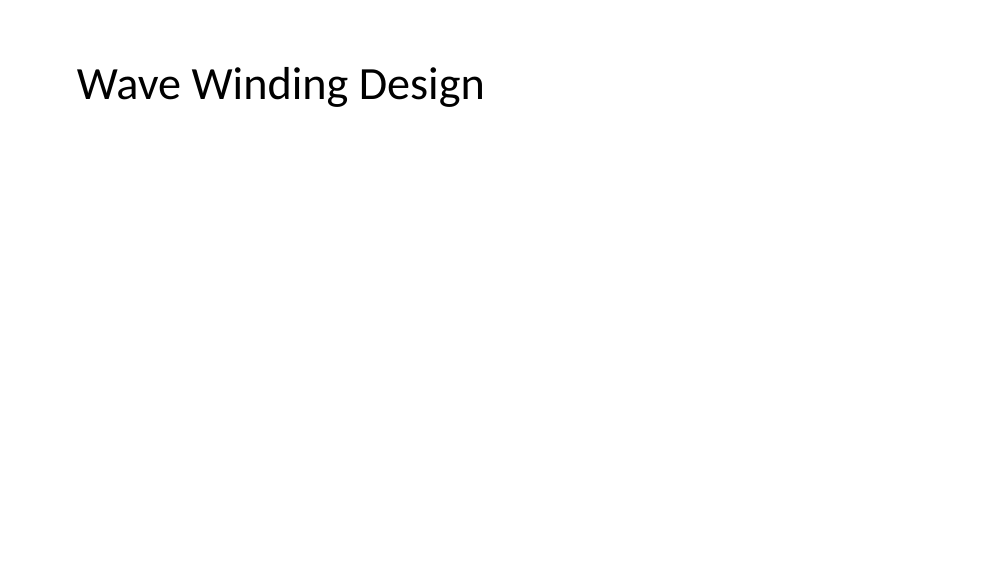
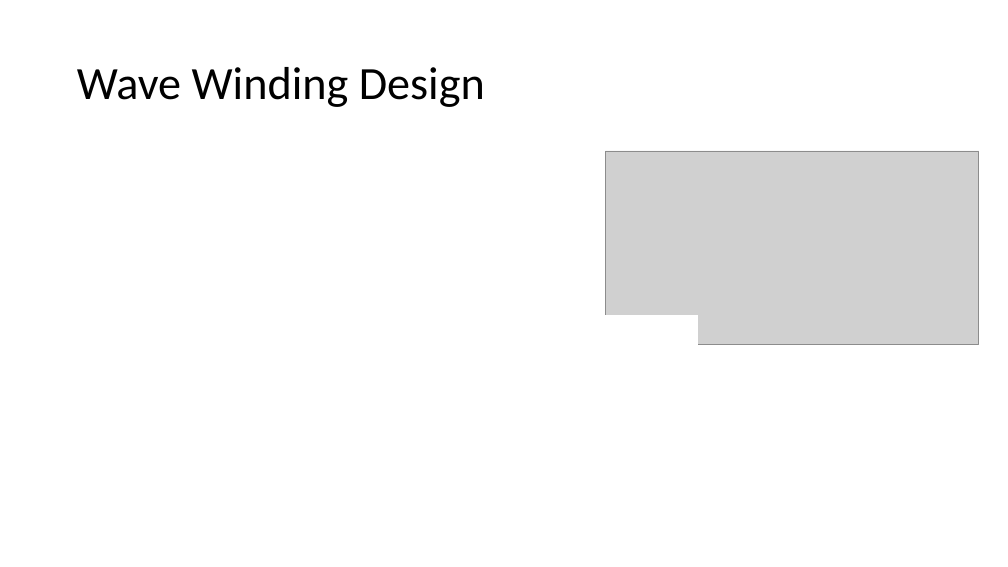
Before and after one commit to sametyakut/Studies, a slide deck: slide 9 of Presentations/Keysani_Sunum_Winding_Design_2023_03_08.pptx. Drawn at 1008x567 pixels with LibreOffice and Linux fonts; fonts in the diff are those of the drawing; grey boxes stand for pictures. Boxes give left, top, right and bottom in pixels: in the first picture for what was removed or moved away, otherwise in the second. Text is boxed around its words. In the diff, an @@ line names an element or a change of style, - is before the commit and + after.

```diff
--- a/Presentations/Keysani_Sunum_Winding_Design_2023_03_08.pptx
+++ b/Presentations/Keysani_Sunum_Winding_Design_2023_03_08.pptx
@@ picture added at box(606, 151, 979, 345) @@
@@ rectangle added at box(592, 316, 698, 348), fill #FFFFFF, outline #FFFFFF 1 pt @@
```
Also in this commit, not shown: 2 other slides changed, 1 slide added.
